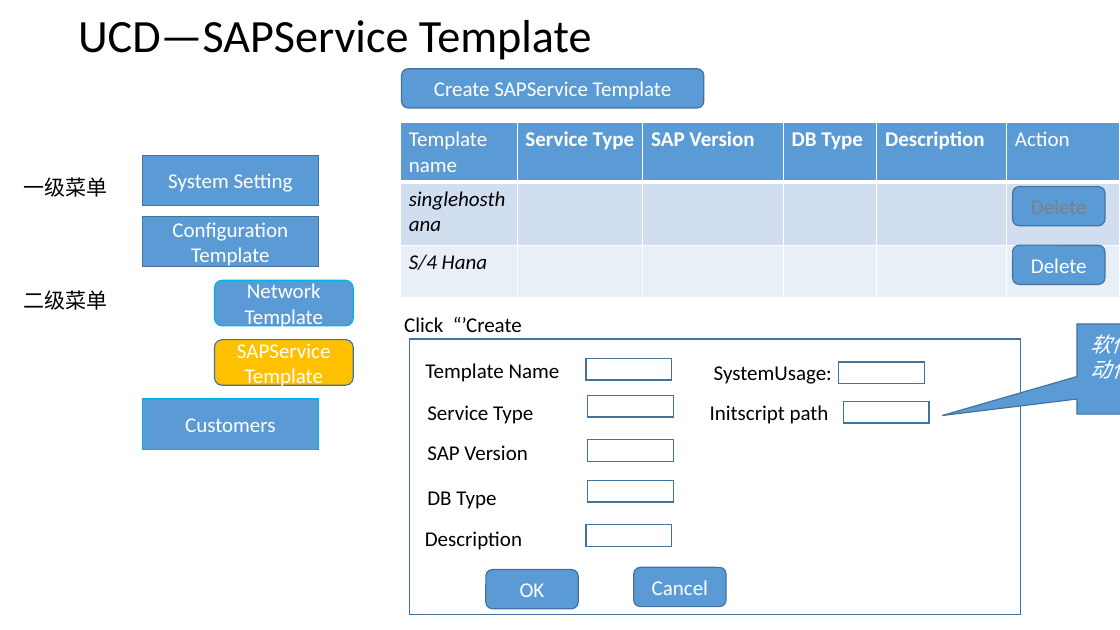
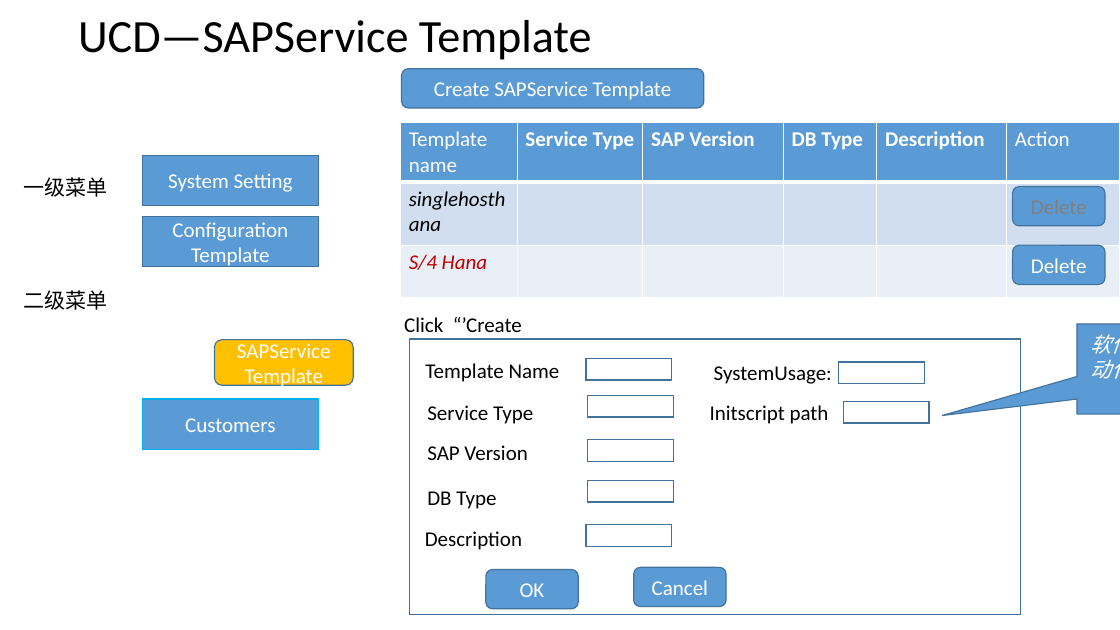
Before and after one commit to otcdevgroup/ManagementService, a slide deck: slide 3 of demo/OTC SAP Management Service UCD & CMDB.pptx (slide 5 before the commit). Drawn at 1120x630 pixels with LibreOffice and Linux fonts; fonts in the diff are those of the drawing. Boxes give left, top, right and bottom in pixels: in the first picture for what was removed or moved away, otherwise in the second. Text is boxed around its words. In the diff, an @@ line names an element or a change of style, - is before the commit and + after.

```diff
--- a/demo/OTC SAP Management Service UCD & CMDB.pptx
+++ b/demo/OTC SAP Management Service UCD & CMDB.pptx
@@ table at [401,123,1120,297] @@
@@ text colour #000000 to #C00000 in "S/4 Hana" @@
@@ rounded rectangle removed at [214,281,353,326] @@
-Network Template
```
Also in this commit, not shown: 8 other slides changed, 1 slide added, 7 slides removed, 2 other files.
